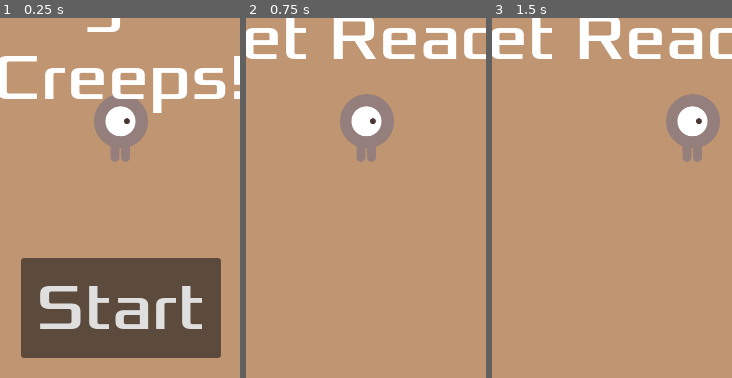
Above: before the commit, frames 1-3 (left to right).
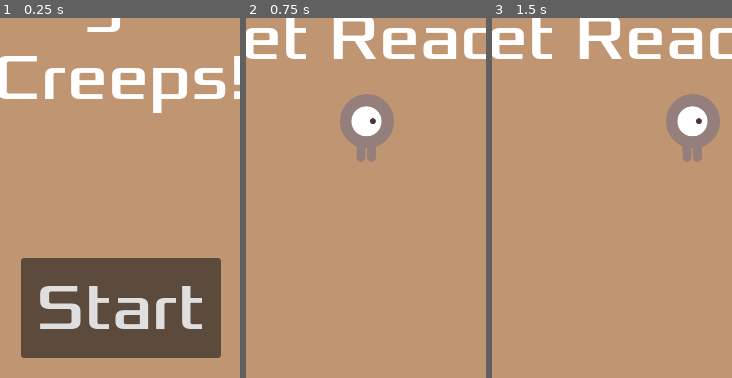
Above: after the commit, the same moments.

Repository: nextredo/workshop
Game: Godot game, scene res://main.tscn
Same seed, same stepped clock (60 frames per second), same inputs: the game is played once before the commit and once after it.
Inputs:
- Up to frame 1 (0.25 s): no input
- Up to frame 2 (0.75 s): click "Start" at 0.5 s
- Up to frame 3 (1.5 s): tap Enter at 1.25 s; hold Right (move_right) from 1.28 s (still down)
The pictures show only the part of the screen within x 25-75%, y 47-97%; the shares and areas given below are measured in that part.

The runs differ from the first frame. In frame 1, 2.8% of the frame differs, in the area x 39-62%, y 21-40%; in frame 2, nothing differs; in frame 3, nothing differs.

Commit message:
refactor(main): don't autostart

Diff:
--- a/godot_garrison/first-2d-game/main.gd
+++ b/godot_garrison/first-2d-game/main.gd
@@ -5,7 +5,7 @@
 var score: int
 
 func _ready() -> void:
-	$Player.start($StartPosition.position)
+	$Player.hide()
 
 
 func game_over() -> void:
@@ -19,6 +19,7 @@
 func new_game() -> void:
 	score = 0
 	$Player.start($StartPosition.position)
+	$Player.show()
 	$StartTimer.start()
 	$HUD.update_score(score)
 	$HUD.show_message("Get Ready")
